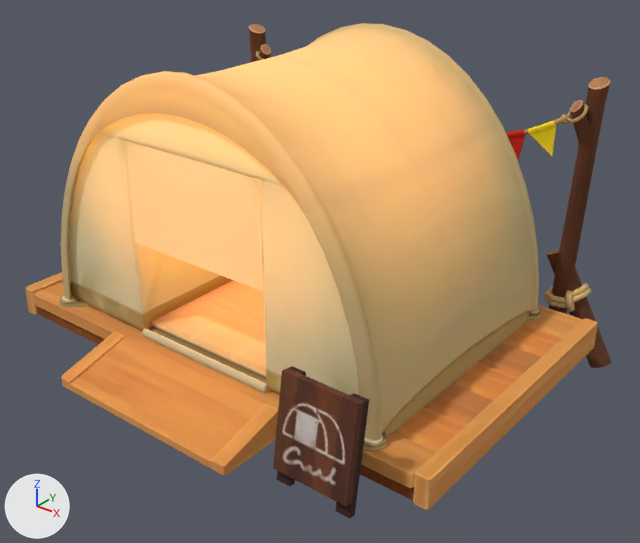
One commit to the glTF model app/static/room/world3d/tent.glb: the scene before it, then after it.
One viewpoint serves both versions: a camera (50 mm lens) standing at (39.8, -25.2, 35.0) and looking at (2.3, 21.6, 5.9). Lighting does not change. The marker at lower left points along +X, +Y and +Z. The older version comes first. Where no turn or scale is listed for an object, it has been applied to the vertices. Vertices at exactly the same position are counted once.

Before the edit, the objects in view are built like this:
```python
me_mesh_0 = bpy.data.meshes.new('Mesh_0')
me_mesh_0.from_pydata(...)  # 3089 vertices, 5578 faces; spans x 0.0..40.2, y -33.2..0.0, z 0.0..25.9
# faces by material slot: [3348, 2088, 142]
me_mesh_0.materials.append(mat_mwooddeck)
me_mesh_0.materials.append(mat_mtent)
me_mesh_0.materials.append(mat_mdoortent)
ob_mesh_0 = bpy.data.objects.new('Mesh_0', me_mesh_0)
ob_mesh_0.location = (-20.36, 38.31, -3.58)
```
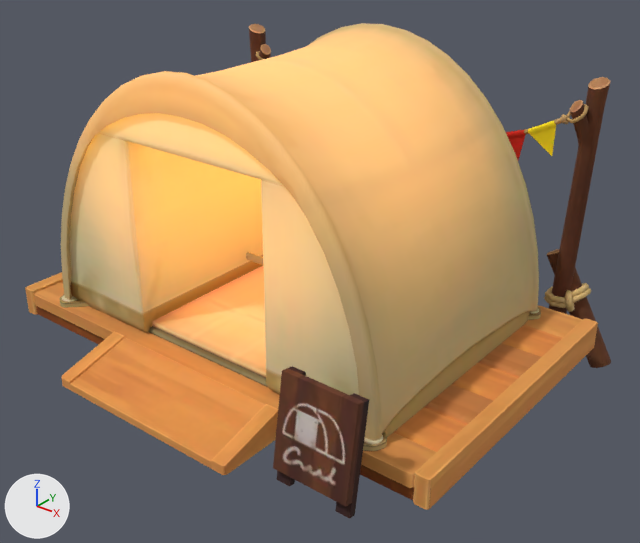
Location of each change, [x1, y1, x2, y2] in pixels of the pictures (640 x 543 px; the box of a moved part takes in the faces that stretch with it):
```json
{"part": 1, "of": "me_mesh_0", "change": "moved or reshaped", "before": [125, 141, 263, 291], "on screen": "not visible afterwards"}
{"part": 2, "of": "me_mesh_0", "change": "moved or reshaped", "before": [142, 328, 268, 393], "after": [246, 252, 263, 265], "on screen": "mostly hidden afterwards"}
```

The change, as JSON lines over the scene's bpy script:
```json
{"block": "me_mesh_0", "where": "me_mesh_0.from_pydata(...)  # 3089 vertices, 5578 faces; spans x 0.0..40.2, y -33.2..0.0, z 0.0..25.9"}
{"block": "me_mesh_0", "where": "# used by ob_mesh_0; location = (-20.36, 38.31, -3.58)"}
{"block": "me_mesh_0", "change": "me_mesh_0 part 1: the loose piece of 4 vertices spanning x 14.3..26.4, y -27.0, z 5.5..20.7 is moved by (0.0, 11.3, 2.2)"}
{"block": "me_mesh_0", "change": "me_mesh_0 part 2: the loose piece of 72 vertices spanning x 14.3..26.4, y -27.2..-26.8, z 5.5..6.2 is moved by (0.0, 11.3, 2.2)"}
```
